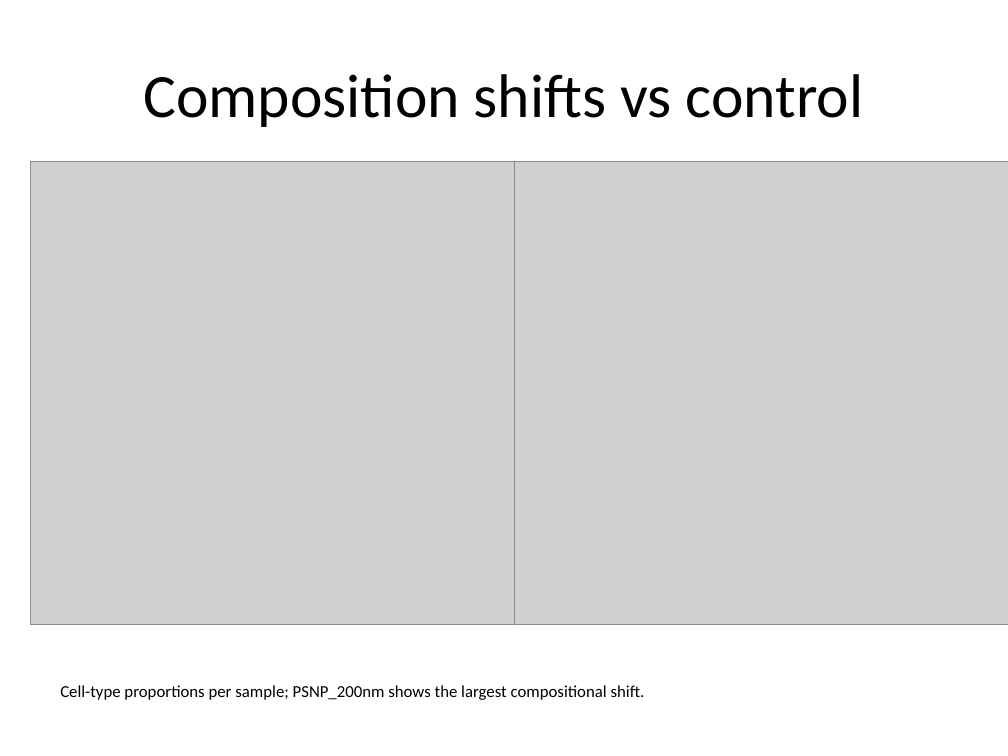
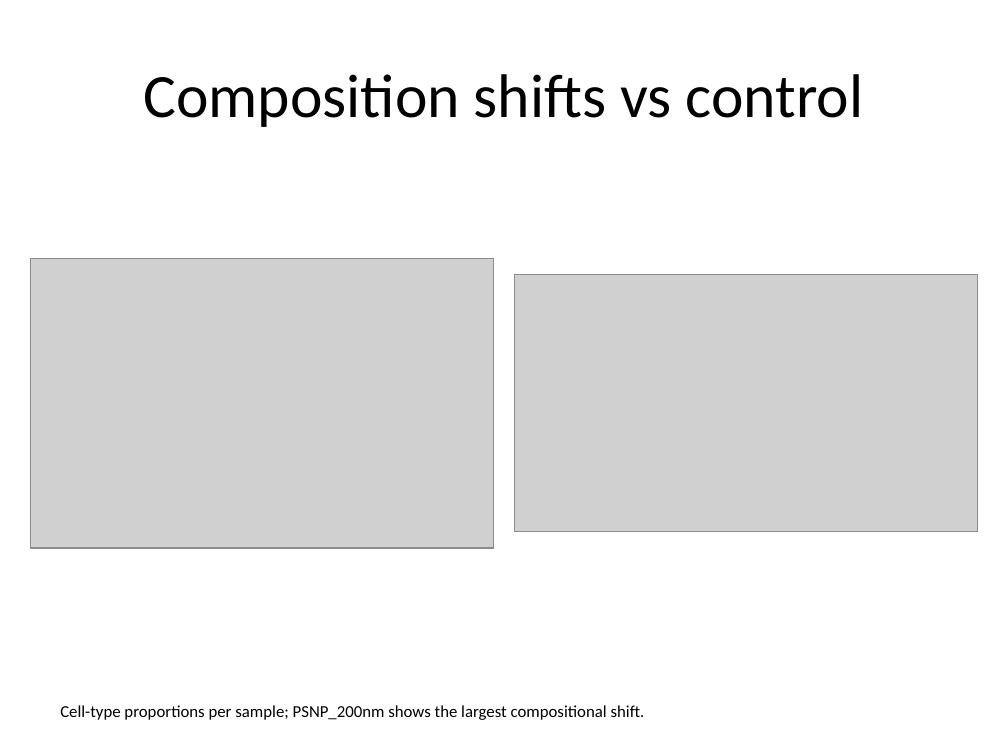
Before and after one commit to MegatronJeremy/ANOA-ANO, a slide deck: slide 7 of results/slides/GI_nanoplastic.pptx. Drawn at 1008x756 pixels with LibreOffice and Linux fonts; fonts in the diff are those of the drawing; grey boxes stand for pictures. Boxes give left, top, right and bottom in pixels: in the first picture for what was removed or moved away, otherwise in the second. Text is boxed around its words. In the diff, an @@ line names an element or a change of style, - is before the commit and + after.

Commit message:
fix: slide figures no longer overflow / overlap
_figure_slide sized pictures by height only, so landscape figures (violin
strips 3.75:1, mixture-additivity 5:1) rendered far wider than the slide and
spilled off the edge / overlapped in the two-up layout -- all 12 deck figures
overflowed.

New _place_fit scales each image to FIT its box by whichever dimension binds
(width or height), preserving aspect ratio, and centres it. Verified: 0
pictures exceed the 10x7.5in slide bounds. Deck rebuilt from the current
results/full/figures/ (also fixes the stale-figures issue).

```diff
--- a/results/slides/GI_nanoplastic.pptx
+++ b/results/slides/GI_nanoplastic.pptx
@@ picture: place and size @@
-picture at bbox=[30, 161, 772, 625]
+picture at bbox=[30, 258, 494, 547]
@@ picture: place and size @@
-picture at bbox=[514, 161, 1008, 625]
+picture at bbox=[514, 274, 978, 532]
@@ text "Cell-type proportions per sample; PSNP_200nm ...": place and size @@
-text "Cell-type proportions per sample; PSNP_200nm ..." at bbox=[60, 685, 645, 700]
+text "Cell-type proportions per sample; PSNP_200nm ..." at bbox=[60, 705, 645, 720]
```
Also in this commit, not shown: 5 other slides changed, 1 other file.
